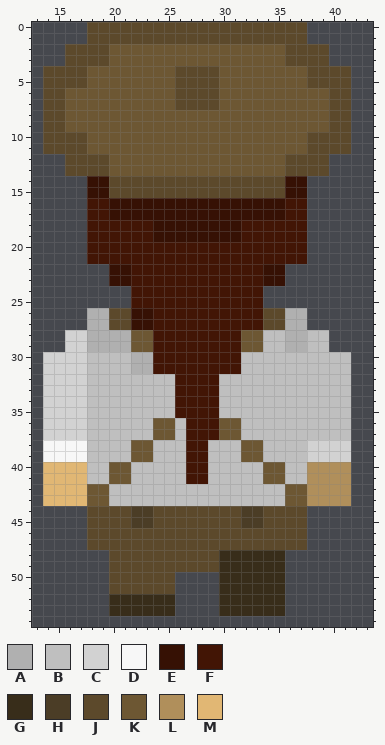
One commit to this pixel-art sprite: data/img/char-up-walk2.png. This is how it looked before the edit.
The file is 56x56 pixels. Shown: x 13..43, y 0..54.
Palette (. is transparent): A #b0b0b0  B #bfbfbf  C #d2d2d2  D #f7f7f7  E #361104  F #421505  G #382d1a  H #4b3d26  J #5c492b  K #6d5733  L #b08f5b  M #e1b774
Once edited:
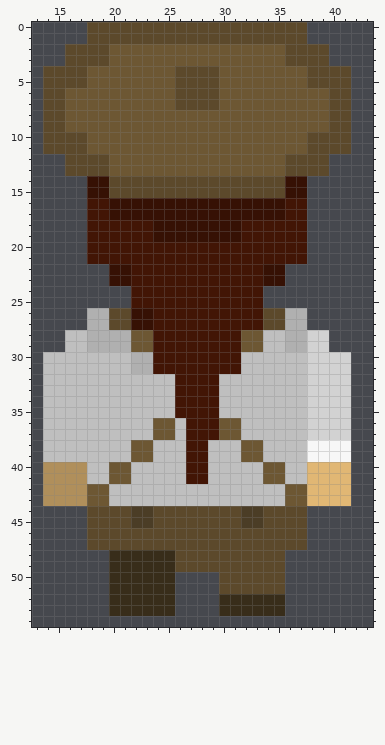
The author wrote: Fix character walking animation
Changes in this commit:
colour L: #b08f5b -> #e1b774
colour M: #e1b774 -> #b08f5b
y 28..29: x 16..17 CC -> BB; x 38..39 BB -> CC
y 30..37: x 14..17 CCCC -> BBBB; x 38..41 BBBB -> CCCC
y 38..39: x 14..17 DDDD -> BBBB; x 38..41 CCCC -> DDDD
y 48..51: x 20..25 JJJJJJ -> GGGGGG; x 30..35 GGGGGG -> JJJJJJ
Boxes around the changes in both pictures, in picture pixels (x1, y1, x2, y2):
changed: (43, 330, 87, 506)
changed: (307, 330, 351, 506)
changed: (109, 550, 285, 594)
